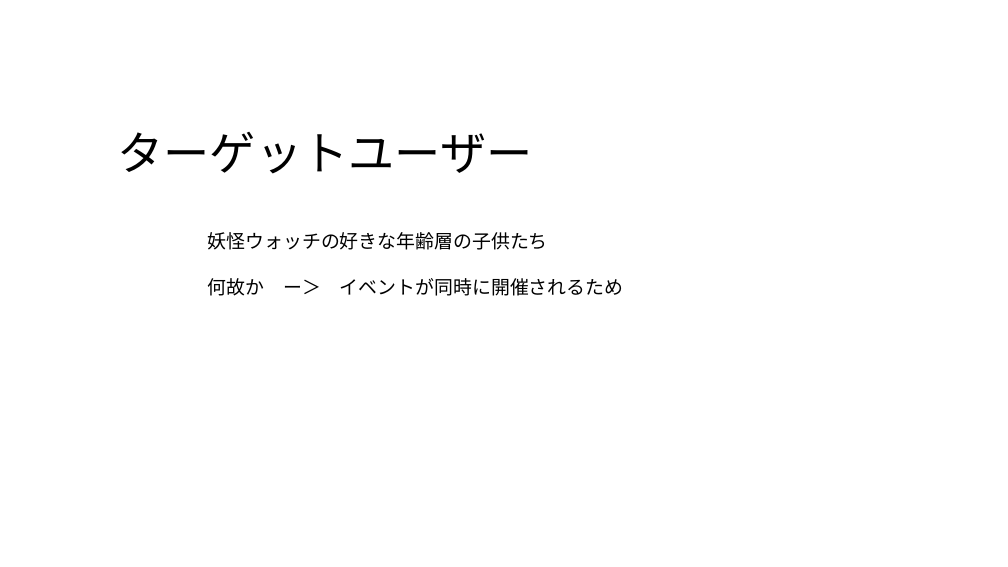
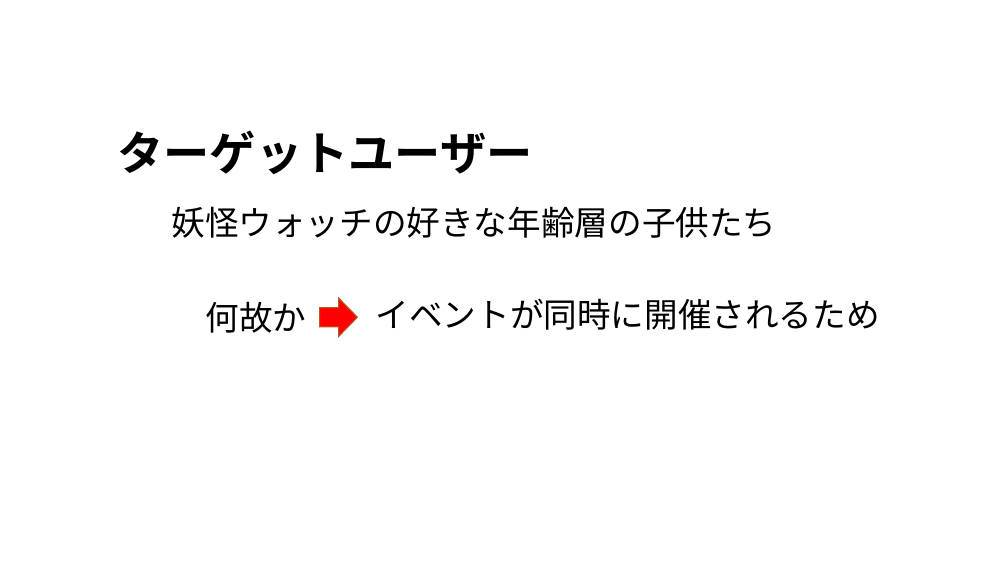
Before and after one commit to alto1412/Yokoari1207, a slide deck: slide 5 of よこありくんのプレゼン.pptx. Drawn at 1008x567 pixels with LibreOffice and Linux fonts; fonts in the diff are those of the drawing; background and template pictures are left out. Boxes give left, top, right and bottom in pixels: in the first picture for what was removed or moved away, otherwise in the second. Text is boxed around its words. In the diff, an @@ line names an element or a change of style, - is before the commit and + after.

```diff
--- a/よこありくんのプレゼン.pptx
+++ b/よこありくんのプレゼン.pptx
@@ rectangle: place and size @@
-rectangle at (13, 23, 992, 536)
+rectangle at (17, 23, 996, 536)
@@ title "ターゲットユーザー" at (118, 130, 533, 174): bold on @@
@@ text "妖怪ウォッチの好きな年齢層の子供たち": place and size @@
-text "妖怪ウォッチの好きな年齢層の子供たち" at (208, 232, 623, 296)
+text "妖怪ウォッチの好きな年齢層の子供たち" at (171, 206, 776, 238)
@@ text "妖怪ウォッチの好きな年齢層の子供たち" at (171, 206, 776, 238): size 18 to 32 pt, font Calibri to Noto Sans CJK JP @@
@@ text at (208, 278, 623, 296): paragraph removed @@
-何故か ー＞ イベントが同時に開催されるため
@@ right arrow added at (320, 298, 358, 337), fill #FF0000, outline #AF5C24 1 pt @@
@@ text added at (376, 298, 880, 330), 32 pt, text #000000 @@
+イベントが同時に開催されるため
@@ text added at (205, 301, 306, 333), 32 pt, text #000000 @@
+何故か
```
Also in this commit, not shown: 6 other slides changed, 1 slide added, 1 slide removed.
